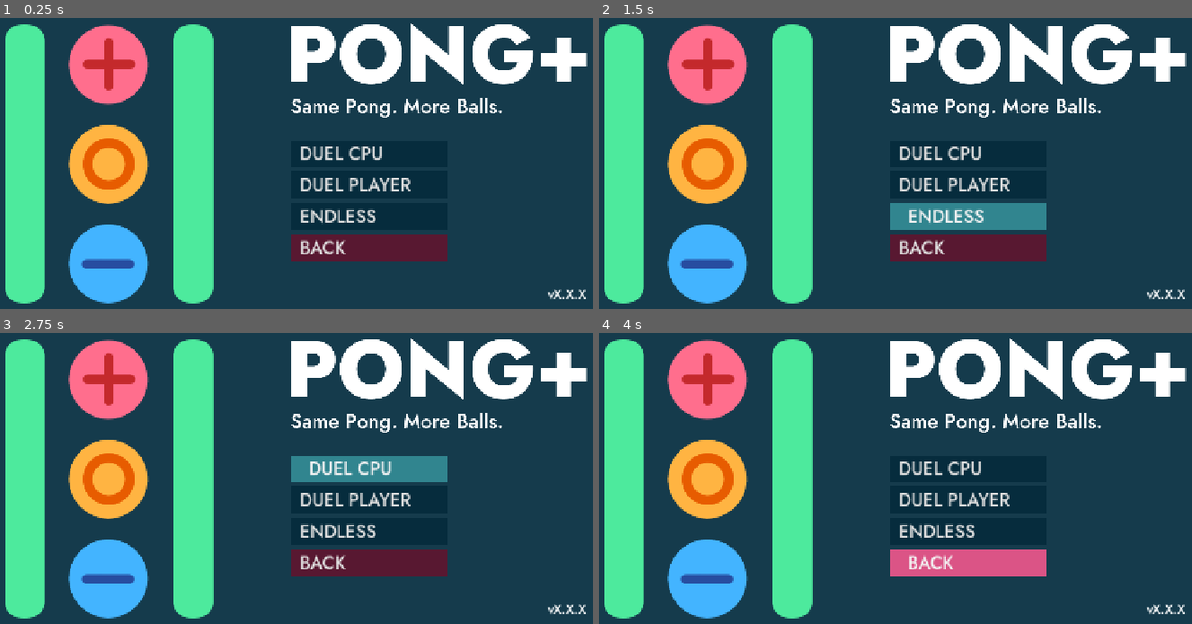
Above: before the commit, frames 1-4 (two rows, left to right).
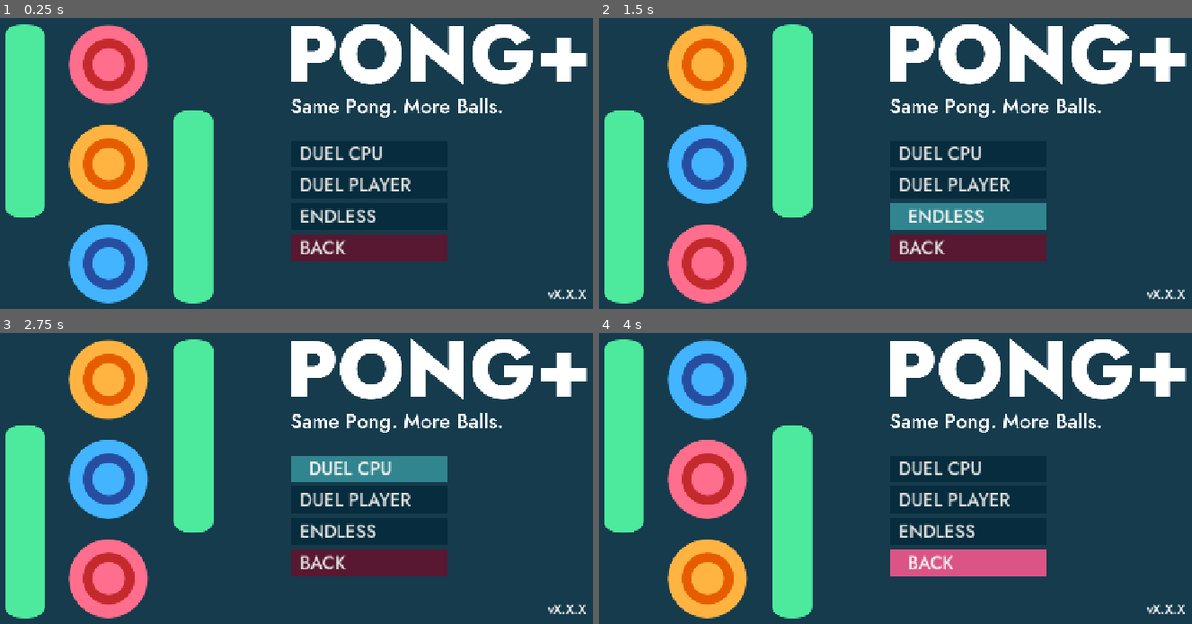
Above: after the commit, the same moments.

Repository: cf-Le3/pong-plus
Game: Godot game, scene res://general/main/main.tscn
Two runs of this game, one before a commit and one after it. Both use one fixed random seed, a clock stepped at 60 frames per second and the inputs below.
Inputs:
- Up to frame 1 (0.25 s): no input
- Up to frame 2 (1.5 s): click "ENDLESS" at 0.5 s; click "ENDLESS" at 1.25 s
- Up to frame 3 (2.75 s): click "DUEL CPU" at 2 s
- Up to frame 4 (4 s): click "DUEL PLAYER" at 2.75 s; click "BACK" at 3.5 s

The runs differ from the first frame. In frame 1, 5.8% of the frame differs, in the area x 0-37%, y 2-99%; in frame 2, 13%; in frame 3, 13%; in frame 4, 13%.

Commit message:
Replace static logo texture on title with animated logo

Diff:
--- a/Pong Plus/menus/title/title.tscn
+++ b/Pong Plus/menus/title/title.tscn
@@ -1,12 +1,17 @@
-[gd_scene load_steps=13 format=3 uid="uid://bdol5wggxteul"]
+[gd_scene load_steps=19 format=3 uid="uid://bdol5wggxteul"]
 
 [ext_resource type="FontFile" uid="uid://t6tpeuhov8xb" path="res://general/fonts/Jost-800-Heavy.ttf" id="1_7u21k"]
 [ext_resource type="Script" uid="uid://b21cslq6fnt4f" path="res://menus/title/title.gd" id="1_vnel8"]
 [ext_resource type="FontFile" uid="uid://3bakknuabxrn" path="res://general/fonts/Jost-500-Medium.ttf" id="2_avlu2"]
 [ext_resource type="Texture2D" uid="uid://ciofokgwxst8x" path="res://menus/title/title.png" id="4_7edc8"]
+[ext_resource type="Texture2D" uid="uid://dekn36p0fptpt" path="res://menus/title/logo_anim/frame_1.png" id="5_cocfk"]
 [ext_resource type="Theme" uid="uid://b0d8oqpo1fhvc" path="res://general/themes/button_normal.tres" id="5_nsibk"]
-[ext_resource type="Texture2D" uid="uid://dm16kxtfecni6" path="res://menus/title/logo_v.png" id="5_ypdkg"]
+[ext_resource type="Texture2D" uid="uid://nfatr6wafiqs" path="res://menus/title/logo_anim/frame_2.png" id="6_s25q2"]
+[ext_resource type="Texture2D" uid="uid://pxb7yvqhfdvj" path="res://menus/title/logo_anim/frame_3.png" id="7_8xug6"]
 [ext_resource type="Theme" uid="uid://3fnqa7mo40oi" path="res://general/themes/button_cancel.tres" id="7_nsibk"]
+[ext_resource type="Texture2D" uid="uid://bq4rthu7cphct" path="res://menus/title/logo_anim/frame_4.png" id="8_jeybk"]
+[ext_resource type="Texture2D" uid="uid://di045xhk8xhov" path="res://menus/title/logo_anim/frame_5.png" id="9_nx5hg"]
+[ext_resource type="Texture2D" uid="uid://i0aghpjcl2no" path="res://menus/title/logo_anim/frame_6.png" id="10_0l4sv"]
 
 [sub_resource type="StyleBoxFlat" id="StyleBoxFlat_nhcvy"]
 bg_color = Color(0.1904, 0.52304, 0.56, 1)
@@ -22,6 +27,21 @@
 
 [sub_resource type="StyleBoxFlat" id="StyleBoxFlat_7vsni"]
 bg_color = Color(0.0235294, 0.172549, 0.239216, 1)
+
+[sub_resource type="AnimatedTexture" id="AnimatedTexture_4mel8"]
+frames = 6
+speed_scale = 0.7
+frame_0/texture = ExtResource("5_cocfk")
+frame_1/texture = ExtResource("6_s25q2")
+frame_1/duration = 1.0
+frame_2/texture = ExtResource("7_8xug6")
+frame_2/duration = 1.0
+frame_3/texture = ExtResource("8_jeybk")
+frame_3/duration = 1.0
+frame_4/texture = ExtResource("9_nx5hg")
+frame_4/duration = 1.0
+frame_5/texture = ExtResource("10_0l4sv")
+frame_5/duration = 1.0
 
 [node name="Title" type="CanvasLayer"]
 script = ExtResource("1_vnel8")
@@ -143,7 +163,7 @@
 [node name="TextureRect" type="TextureRect" parent="MarginContainer/HBoxContainer/CenterContainer"]
 custom_minimum_size = Vector2(473.06, 496)
 layout_mode = 2
-texture = ExtResource("5_ypdkg")
+texture = SubResource("AnimatedTexture_4mel8")
 expand_mode = 1
 stretch_mode = 5
 
Binary file added: Pong Plus/menus/title/logo_anim/frame_1.png
Not shown, added: Pong Plus/menus/title/logo_anim/frame_1.png.import
Binary file added: Pong Plus/menus/title/logo_anim/frame_2.png
Not shown, added: Pong Plus/menus/title/logo_anim/frame_2.png.import
Binary file added: Pong Plus/menus/title/logo_anim/frame_3.png
Not shown, added: Pong Plus/menus/title/logo_anim/frame_3.png.import
Binary file added: Pong Plus/menus/title/logo_anim/frame_4.png
Not shown, added: Pong Plus/menus/title/logo_anim/frame_4.png.import
Binary file added: Pong Plus/menus/title/logo_anim/frame_5.png
Not shown, added: Pong Plus/menus/title/logo_anim/frame_5.png.import
Binary file added: Pong Plus/menus/title/logo_anim/frame_6.png
Not shown, added: Pong Plus/menus/title/logo_anim/frame_6.png.import
(and 1 more such lines)
